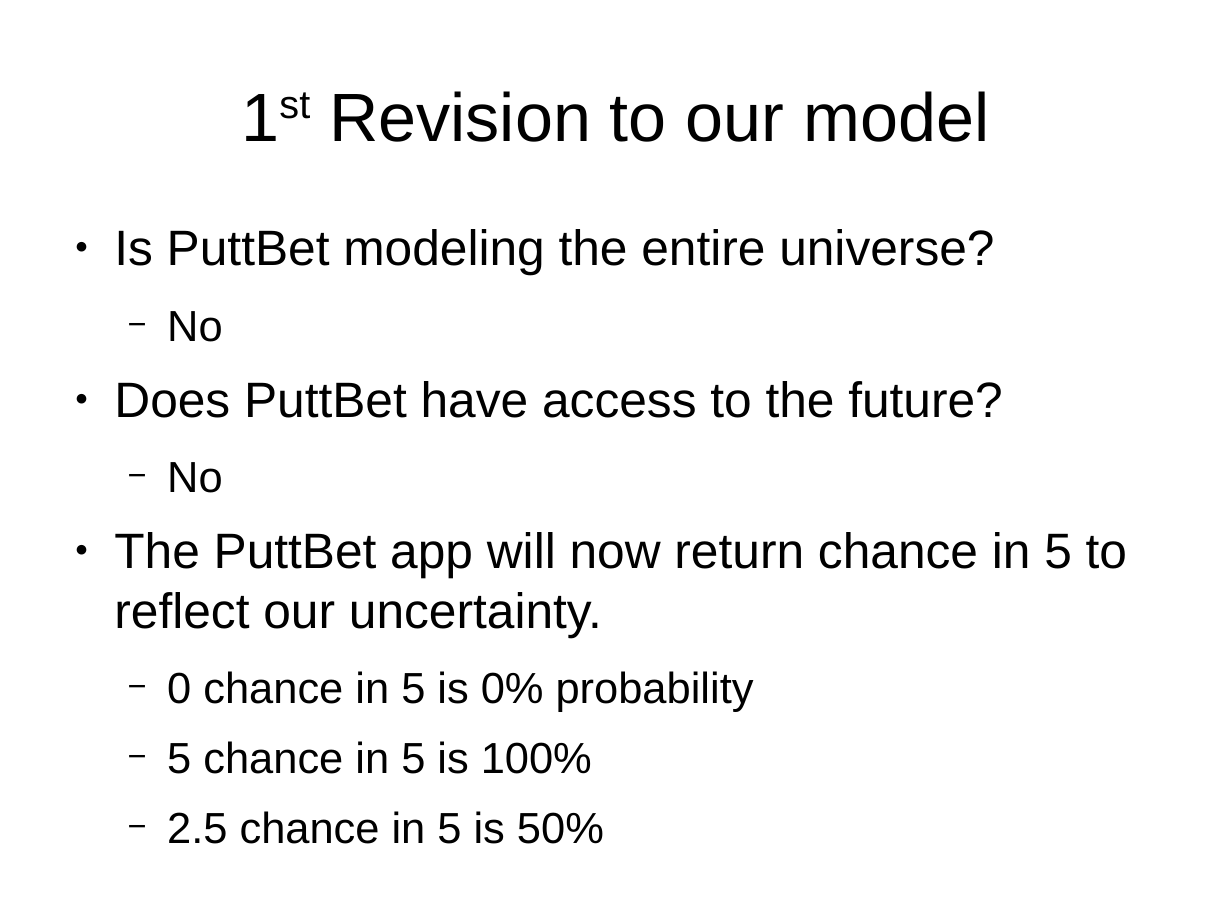
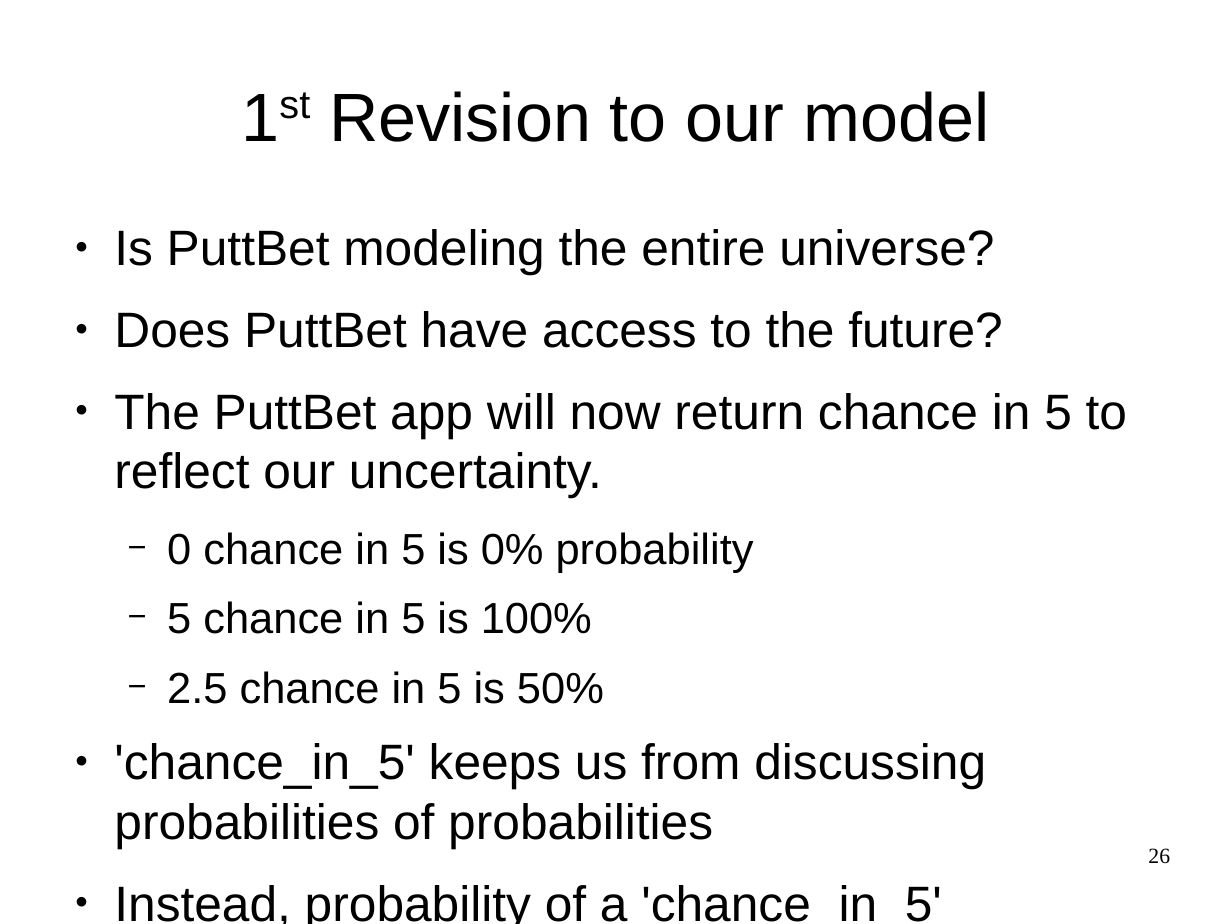
Before and after one commit to breckbaldwin/StanIsThePlanDist, a slide deck: slide 26 of slides/StanIsThePlanPyData.odp (slide 9 before the commit). Drawn at 1232x924 pixels with LibreOffice and Linux fonts; fonts in the diff are those of the drawing. Boxes give left, top, right and bottom in pixels: in the first picture for what was removed or moved away, otherwise in the second. Text is boxed around its words. In the diff, an @@ line names an element or a change of style, - is before the commit and + after.

```diff
--- a/slides/StanIsThePlanPyData.odp
+++ b/slides/StanIsThePlanPyData.odp
@@ text at (167,311,223,342): paragraph removed @@
-  − No
@@ text at (167,462,223,493): paragraph removed @@
-  − No
@@ text at (114,743,986,924): paragraphs added @@
+● 'chance_in_5' keeps us from discussing probabilities of probabilities
+● Instead, probability of a 'chance_in_5'
@@ page number added at (1148,848,1170,864), 14 pt, text #000000 @@
+26
```
Also in this commit, not shown: 32 other slides changed, 21 slides added, 12 slides removed.
